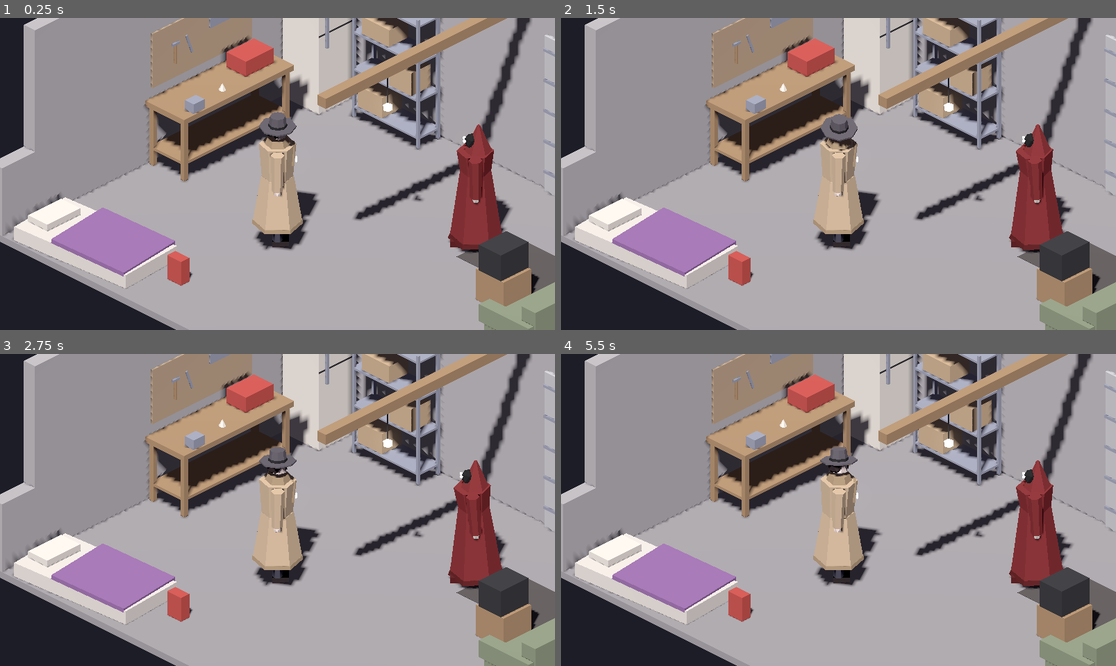
Above: before the commit, frames 1-4 (two rows, left to right).
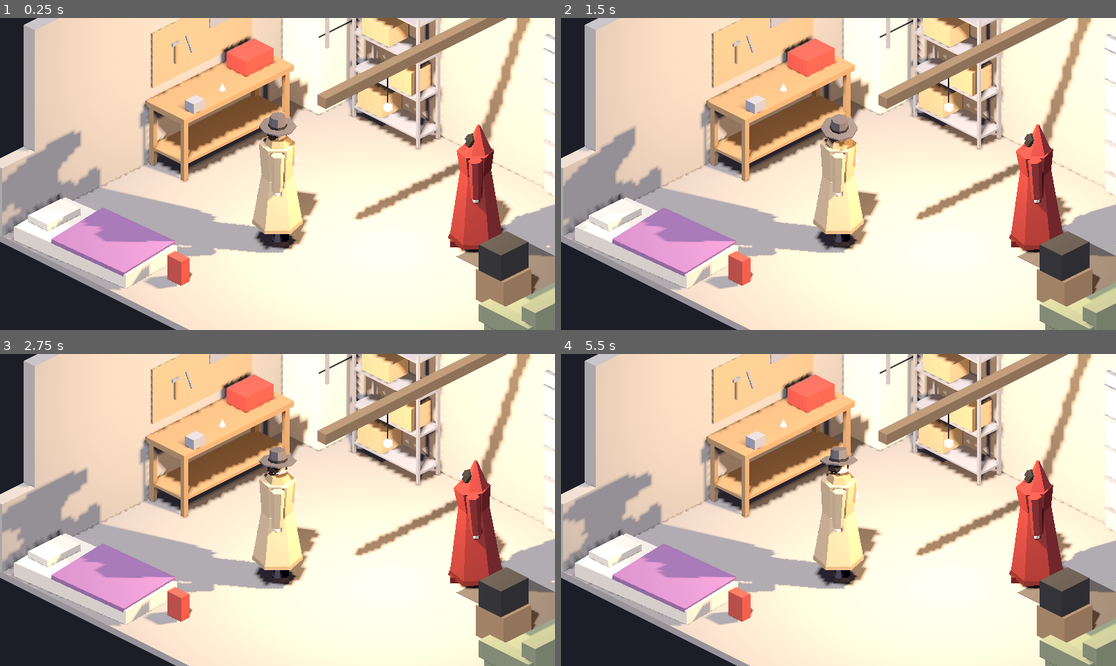
Above: after the commit, the same moments.

Repository: klhall1987/eldritch-tactics
Game: Godot game, scene res://scenes/main.tscn
Two runs of this game, one before a commit and one after it. Both use one fixed random seed, a clock stepped at 60 frames per second and the inputs below.
Inputs (mouse positions are in pixels of both pictures, inside the frame that each line leads up to):
- Up to frame 1 (0.25 s): no input
- Up to frame 2 (1.5 s): tap Enter at 0.5 s; move the mouse to (960, 158) at 0.52 s; hold Shift 0.53-1.25 s; click (960, 158) at 0.67 s; drag from (727, 189) to (810, 236) at 1.27 s
- Up to frame 3 (2.75 s): move the mouse to (333, 441) at 2.02 s; tap Ctrl at 2.1 s; click (333, 441) at 2.17 s
- Up to frame 4 (5.5 s): drag from (810, 572) to (672, 463) at 2.77 s; move the mouse to (1005, 556) at 3.52 s; tap Alt at 3.6 s; click (1005, 556) at 3.67 s; drag from (672, 463) to (755, 432) at 4.27 s; move the mouse to (866, 510) at 5.02 s; hold Shift from 5.03 s (still down); click (866, 510) at 5.17 s

The runs differ from the first frame. In frame 1, 74% of the frame differs, in the area x 0-100%, y 0-100%; in frame 2, 74%; in frame 3, 74%; in frame 4, 74%.

Commit message:
add shadowns

Diff:
--- a/scenes/main.tscn
+++ b/scenes/main.tscn
@@ -28,6 +28,13 @@
 [node name="Cultist" parent="." instance=ExtResource("4_cultist")]
 transform = Transform3D(0.707107, 0, -0.707107, 0, 1, 0, 0.707107, 0, 0.707107, 0.6, 0, -1.2)
 
+[node name="BulbLight" type="OmniLight3D" parent="."]
+transform = Transform3D(1, 0, 0, 0, 1, 0, 0, 0, 1, 0, 2.15, -0.2)
+light_color = Color(1, 0.78, 0.5, 1)
+light_energy = 1.6
+shadow_enabled = true
+omni_range = 7.0
+
 [node name="Sun" type="DirectionalLight3D" parent="."]
 transform = Transform3D(0.866025, -0.409576, 0.286788, 0, 0.573576, 0.819152, -0.5, -0.709406, 0.496732, 0, 6, 0)
 light_energy = 0.8
--- a/scripts/main.gd
+++ b/scripts/main.gd
@@ -6,4 +6,9 @@
 	for character: Node in [$Detective, $Cultist]:
 		var player := character.find_children("*", "AnimationPlayer", true, false)[0] as AnimationPlayer
 		player.play("idle")
+	# BulbLight sits inside the bulb mesh: if the bulb (or its cord) cast shadows, they would
+	# block the light completely.
+	for mesh_name in ["bulb", "bulb_cord"]:
+		var mesh := $Garage.find_child(mesh_name, true, false) as GeometryInstance3D
+		mesh.cast_shadow = GeometryInstance3D.SHADOW_CASTING_SETTING_OFF
 	print("SMOKE_MARKER: main scene ready")
